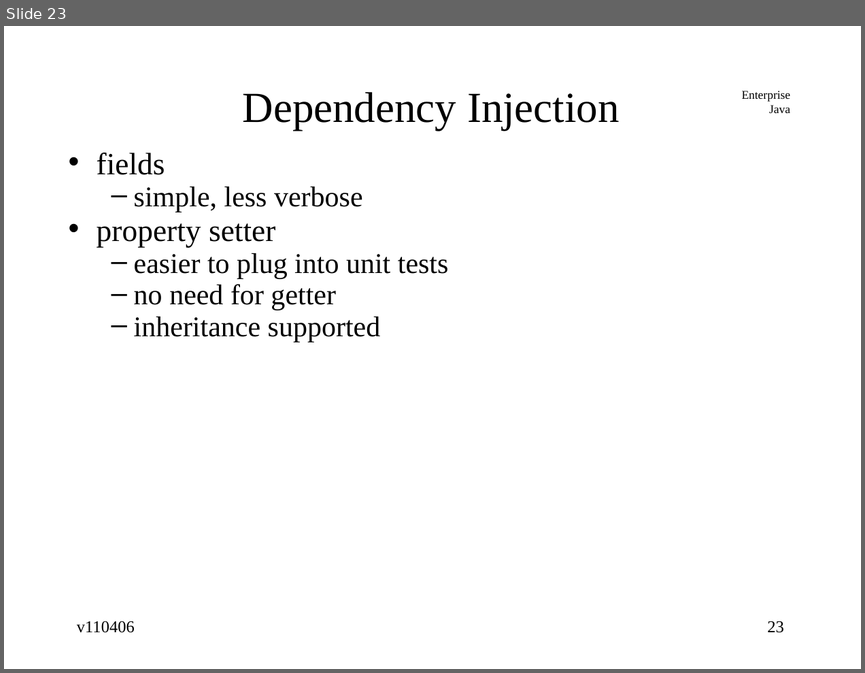
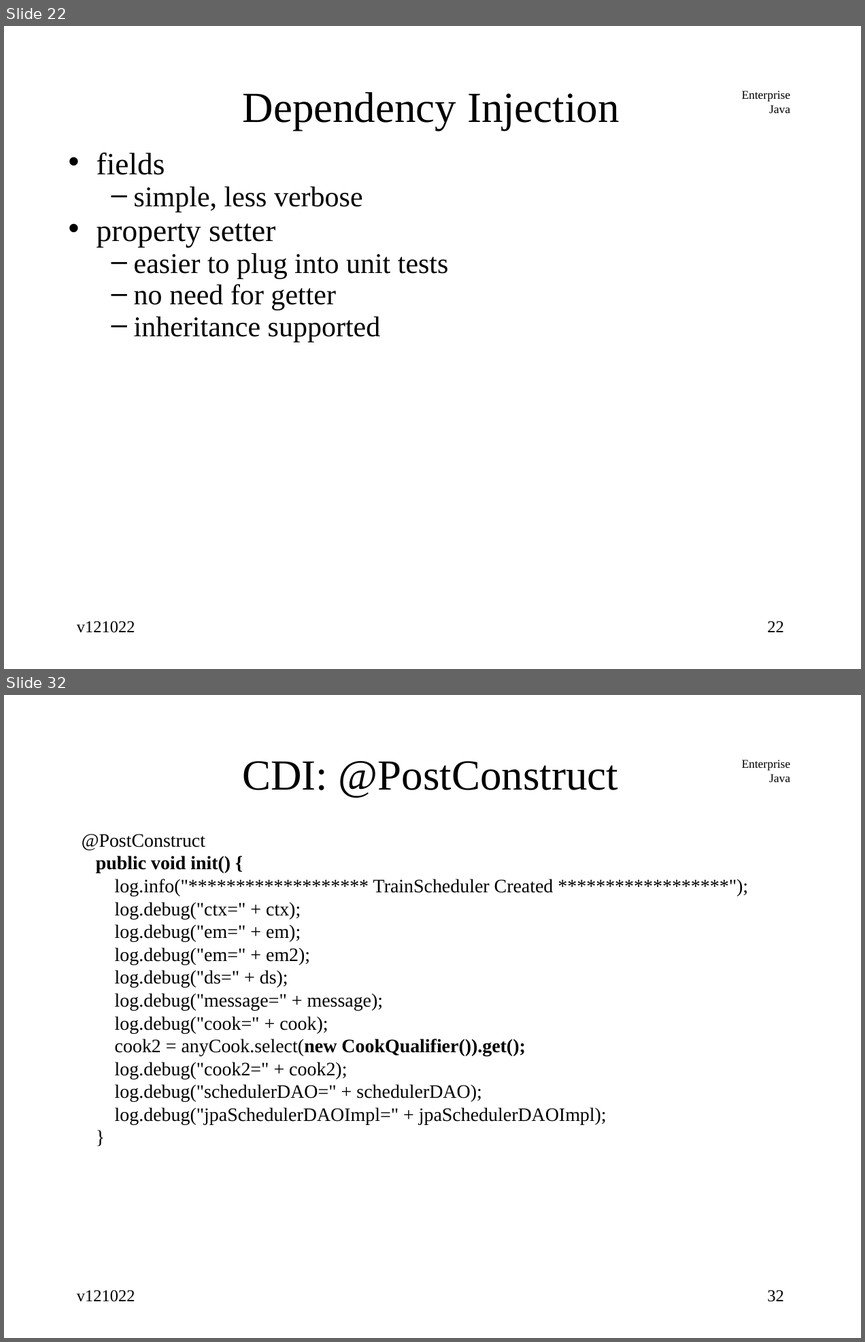
Before and after one commit to jcstaff/ejava-javaee, a slide deck: jndiDemo/src/site/resources/lectures/jndiENC.ppt. Shown one above the other, each under a label of ours: slide 23 before the commit, slides 22 and 32 after it; the slides between them are not shown. The pictures are 865x673 and 865x1342 pixels, drawn with LibreOffice and Linux fonts; fonts in the diff are those of the drawing. Boxes give left, top, right and bottom in pixels: in the first picture for what was removed or moved away, otherwise in the second. Text is boxed around its words. In the diff, an @@ line names an element or a change of style, - is before the commit and + after.

```diff
--- a/jndiDemo/src/site/resources/lectures/jndiENC.ppt
+++ b/jndiDemo/src/site/resources/lectures/jndiENC.ppt
@@ slide 32 added at box(4, 695, 861, 1338), background #FFFFFF; not listed: 1 template element that a slide beside it also shows @@
@@ title added at box(242, 761, 618, 798), 36 pt, text #000000 @@
+CDI: @PostConstruct
@@ text added at box(82, 834, 606, 1124), 16 pt, text #000000 @@
+@PostConstruct
+public void init() {
+log.info("******************* TrainScheduler Created ******************");
+log.debug("ctx=" + ctx);
+log.debug("em=" + em);
+log.debug("em=" + em2);
+log.debug("ds=" + ds);
+log.debug("message=" + message);
+log.debug("cook=" + cook);
+cook2 = anyCook.select(new CookQualifier()).get();
+log.debug("cook2=" + cook2);
+log.debug("schedulerDAO=" + schedulerDAO);
+log.debug("jpaSchedulerDAOImpl=" + jpaSchedulerDAOImpl);
+}
@@ text added at box(77, 1289, 135, 1302), 14 pt, text #000000 @@
+v121022
@@ page number added at box(767, 1289, 784, 1302), 14 pt, text #000000 @@
+32
@@ what was slide 23 is now slide 22 @@
@@ slide 22 changed as well @@
@@ text at box(77, 620, 135, 633): text changed @@
-v110406
+v121022
@@ page number at box(767, 620, 784, 632): text changed @@
-23
+22
```
Also in this commit, not shown: 23 other slides changed, 11 other slides added, 1 slide removed.
